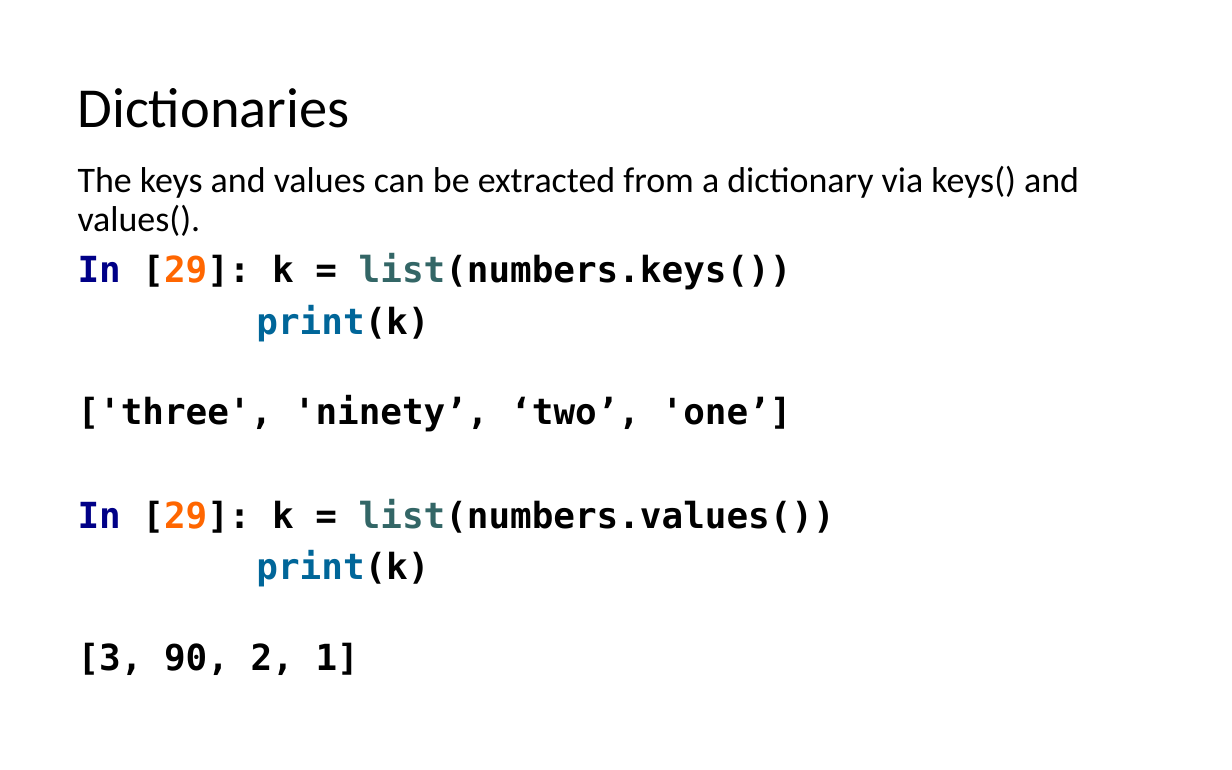
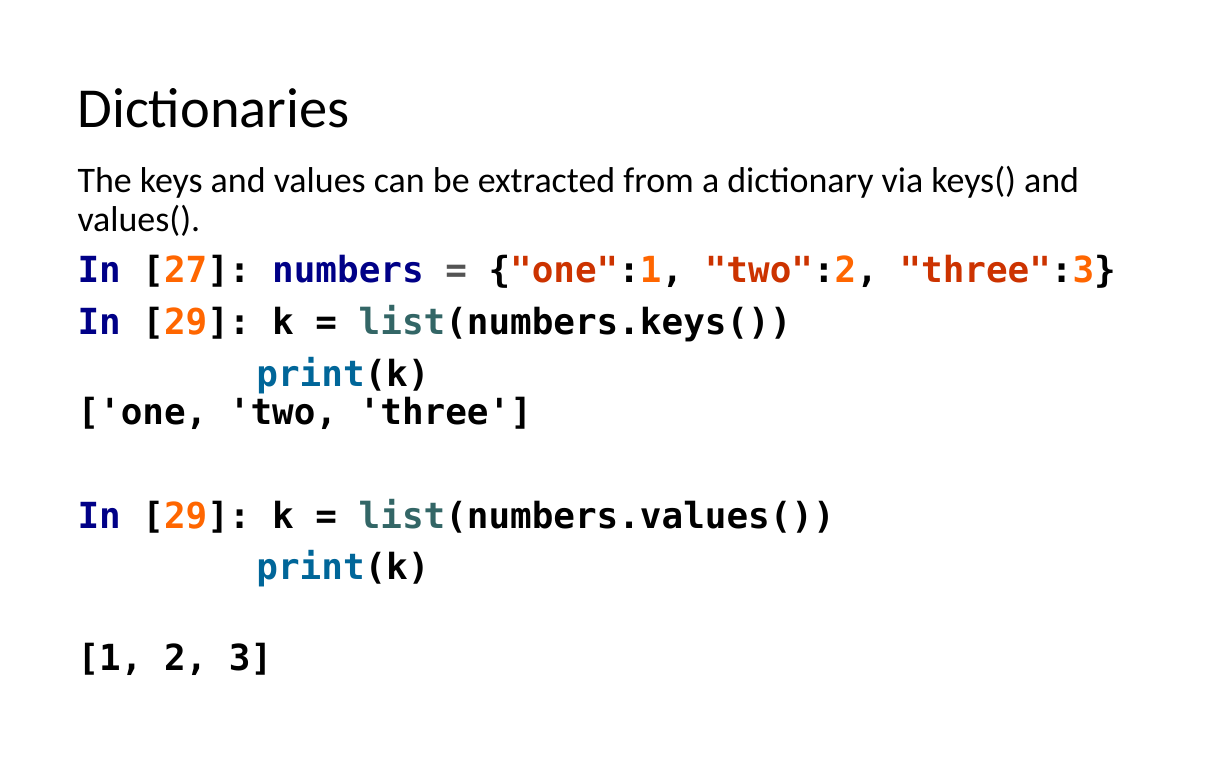
Before and after one commit to LongBaoNguyen/longbaonguyen.github.io, a slide deck: slide 13 of courses/apcsp/lect7.pptx (slide 11 before the commit). Drawn at 1232x770 pixels with LibreOffice and Linux fonts; fonts in the diff are those of the drawing. Boxes give left, top, right and bottom in pixels: in the first picture for what was removed or moved away, otherwise in the second. Text is boxed around its words. In the diff, an @@ line names an element or a change of style, - is before the commit and + after.

```diff
--- a/courses/apcsp/lect7.pptx
+++ b/courses/apcsp/lect7.pptx
@@ text at bbox=[78, 254, 1116, 288]: paragraph added @@
+In [27]: numbers = {"one":1, "two":2, "three":3}
@@ text at bbox=[78, 357, 532, 429]: text changed @@
-print(k)
-['three', 'ninety’, ‘two’, 'one’]
+print(k)
+['one, 'two, 'three']
@@ text at bbox=[78, 642, 272, 675]: text changed @@
-[3, 90, 2, 1]
+[1, 2, 3]
```
Also in this commit, not shown: 5 other slides changed, 2 slides added, 4 slides removed, 2 other files.
